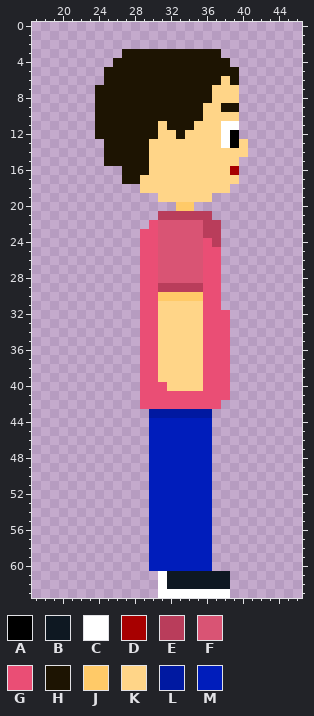
A pixel-art sprite gets an edit: pacote/personagens/jurandy.png. Above, as it was before the edit.
The file is 64x64 pixels. Shown: x 17..46, y 0..63.
Palette (. is transparent): A #000000  B #0e1822  C #ffffff  D #a70000  E #b93d5b  F #d95474  G #ea4e75  H #1d1402  J #ffca68  K #ffd588  L #0019a1  M #001dbb
Pixels before, first column x 24:
 3 ...HHHHHHHHHHH...
 4 ..HHHHHHHHHHHHH..
 5 .HHHHHHHHHHHHHHH.
 6 .HHHHHHHHHHHHHKH.
 7 HHHHHHHHHHHHHKKK.
 8 HHHHHHHHHHHHHKKK.
 9 HHHHHHHHHHHHKKHH.
10 HHHHHHHHHHHHKKKK.
11 HHHHHHHKHHHKKKCC.
12 HHHHHHHKKHKKKKCA.
13 .HHHHHKKKKKKKKCAK
14 .HHHHHKKKKKKKKKKK
15 .HHHHHKKKKKKKKKK.
16 ...HHHKKKKKKKKKD.
17 ...HHKKKKKKKKKKK.
18 .....KKKKKKKKKK..
19 .......KKKKKK....
20 .........JJ......
21 .......EEEEEE....
22 ......GFFFFFEE...
23 .....GGFFFFFEE...
24 .....GGFFFFFGE...
25 .....GGFFFFFGG...
26 .....GGFFFFFGG...
27 .....GGFFFFFGG...
28 .....GGFFFFFGG...
29 .....GGEEEEEGG...
30 .....GGJJJJJGG...
31 .....GGKKKKKGG...
32 .....GGKKKKKGGG..
33 .....GGKKKKKGGG..
34 .....GGKKKKKGGG..
35 .....GGKKKKKGGG..
36 .....GGKKKKKGGG..
37 .....GGKKKKKGGG..
38 .....GGKKKKKGGG..
39 .....GGKKKKKGGG..
40 .....GGGKKKKGGG..
41 .....GGGGGGGGGG..
42 .....GGGGGGGGG...
43 ......LLLLLLL....
44 ......MMMMMMM....
45 ......MMMMMMM....
46 ......MMMMMMM....
47 ......MMMMMMM....
48 ......MMMMMMM....
49 ......MMMMMMM....
50 ......MMMMMMM....
51 ......MMMMMMM....
52 ......MMMMMMM....
53 ......MMMMMMM....
54 ......MMMMMMM....
55 ......MMMMMMM....
56 ......MMMMMMM....
57 ......MMMMMMM....
58 ......MMMMMMM....
59 ......MMMMMMM....
60 ......MMMMMMM....
61 .......CBBBBBBB..
62 .......CBBBBBBB..
63 .......CCCCCCCC..
The same view after the edit:
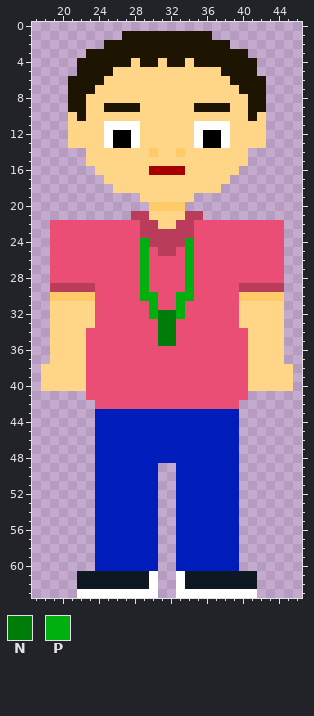
Colours new in this view: N #007d0a  P #00b00e
Edits made:
y 1: x 27..36 .......... -> HHHHHHHHHH
y 2: x 25..38 .............. -> HHHHHHHHHHHHHH
y 3: x 23..26 .... -> HHHH; x 38..40 ... -> HHH
y 4: x 22..25 .... -> HHHH; x 28 H -> K; x 31 H -> K; x 34 H -> K; x 39..41 ... -> HHH
y 5: x 22..24 ... -> HHH; x 26..37 HHHHHHHHHHHH -> KKKKKKKKKKKK; x 40..41 .. -> HH
y 6: x 21..37 ....HHHHHHHHHHHHH -> HHHHKKKKKKKKKKKKK; x 40..42 ... -> HHH
y 7: x 21..36 ...HHHHHHHHHHHHH -> HHHKKKKKKKKKKKKK; x 40..42 ... -> HHH
y 8: x 21..36 ...HHHHHHHHHHHHH -> HHKKKKKKKKKKKKKK; x 40..42 ... -> KHH
y 9: x 21..24 ...H -> HHKK; x 29..34 HHHHHH -> KKKKKK; x 36..37 KK -> HH; x 39..42 H... -> KKHH
y 10: x 21..35 ...HHHHHHHHHHHH -> KHKKKKKKKKKKKKK; x 40..42 ... -> KHK
y 11: x 21..30 ...HHHHHHH -> KKKKCCCCKK; x 32..37 HHHKKK -> KKKCCC; x 39..42 C... -> KKKK
y 12: x 21..30 ...HHHHHHH -> KKKKCAACKK; x 33 H -> K; x 35..37 KKK -> CAA; x 39..42 A... -> KKKK
y 13: x 21..29 ....HHHHH -> KKKKCAACK; x 35..37 KKK -> CAA; x 39 A -> K; x 41..42 .. -> KK
y 14: x 23..30 ..HHHHHK -> KKKKKKKJ; x 33 K -> J
y 15: x 23..29 ..HHHHH -> KKKKKKK; x 40 . -> K
y 16: x 24..33 ...HHHKKKK -> KKKKKKDDDD; x 39 D -> K
y 17: x 25..28 ..HH -> KKKK; x 39 K -> .
y 18: x 26..28 ... -> KKK; x 38 K -> .
y 19: x 29..30 .. -> KK; x 35..36 KK -> ..
y 20: x 30..32 ... -> JJJ; x 34 J -> .
y 21: x 28..33 ...EEE -> EEKKKK; x 36 E -> .
y 22: x 19..44 ...........GFFFFFEE....... -> GGGGGGGGGGEEKKEEGGGGGGGGGG
y 23: x 19..44 ..........GGFFFFFEE....... -> GGGGGGGGGGEEEEEEGGGGGGGGGG
y 24: x 19..35 ..........GGFFFFF -> GGGGGGGGGGPEEEEPG; x 37..44 E....... -> GGGGGGGG
y 25: x 19..29 ..........G -> GGGGGGGGGGP; x 31..35 FFFFF -> EEGPG; x 38..44 ....... -> GGGGGGG
y 26..28: x 19..29 ..........G -> GGGGGGGGGGP; x 31..35 FFFFF -> GGGPG; x 38..44 ....... -> GGGGGGG
y 29: x 19..29 ..........G -> EEEEEGGGGGP; x 31..35 EEEEE -> GGGPG; x 38..44 ....... -> GGEEEEE
y 30: x 19..35 ..........GGJJJJJ -> JJJJJGGGGGPPGGPPG; x 38..44 ....... -> GGJJJJJ
y 31: x 19..28 .......... -> KKKKKGGGGG; x 30..35 GKKKKK -> PGGPGG; x 38..44 ....... -> GGKKKKK
y 32: x 19..28 .......... -> KKKKKGGGGG; x 30..35 GKKKKK -> PNNPGG; x 39..44 ...... -> GKKKKK
y 33: x 19..28 .......... -> KKKKKGGGGG; x 31..35 KKKKK -> NNGGG; x 39..44 ...... -> GKKKKK
y 34..35: x 19..28 .......... -> KKKKGGGGGG; x 31..35 KKKKK -> NNGGG; x 39..44 ...... -> GGKKKK
y 36..37: x 19..28 .......... -> KKKKGGGGGG; x 31..35 KKKKK -> GGGGG; x 39..44 ...... -> GGKKKK
y 38..39: x 18..28 ........... -> KKKKKGGGGGG; x 31..35 KKKKK -> GGGGG; x 39..45 ....... -> GGKKKKK
y 40: x 18..28 ........... -> KKKKKGGGGGG; x 32..35 KKKK -> GGGG; x 39..45 ....... -> GGKKKKK
y 41: x 23..28 ...... -> GGGGGG; x 39..40 .. -> GG
y 42: x 24..28 ..... -> GGGGG; x 38..39 .. -> GG
y 43: x 24..39 ......LLLLLLL... -> MMMMMMMMMMMMMMMM
y 44..48: x 24..29 ...... -> MMMMMM; x 37..39 ... -> MMM
y 49..60: x 24..29 ...... -> MMMMMM; x 31..32 MM -> ..; x 37..39 ... -> MMM
y 61..62: x 22..33 .........CBB -> BBBBBBBBC..C; x 39..41 ... -> BBB
y 63: x 22..32 .........CC -> CCCCCCCCC..; x 39..41 ... -> CCC
Changed places in both pictures, as pixel boxes (x1, y1, x2, y2):
changed: (41, 31, 293, 598)
